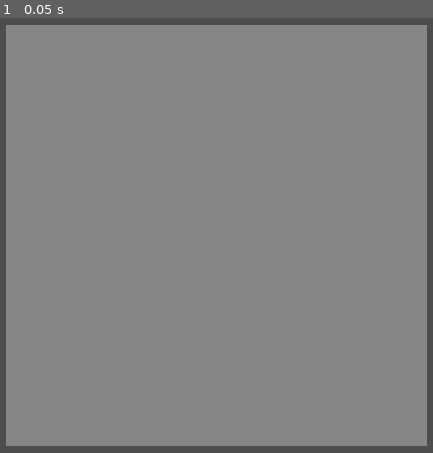
Above: before the commit, frame 1.
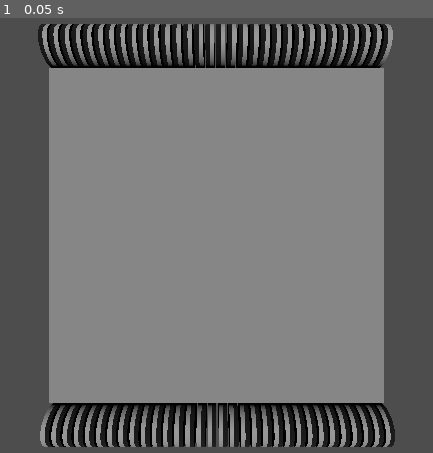
Above: after the commit, the same moment.

Repository: SofiWesson/Othello
Game: Godot game, scene res://Prefabs/World.tscn
The game is run twice, just before and just after one commit, with the same random seed, the same clock (stepped at 60 frames per second) and the same inputs.
Inputs:
- Up to frame 1 (0.05 s): no input

The runs differ from the first frame. In frame 1, 30% of the frame differs, in the area x 1-99%, y 1-99%.

Commit message:
added chip reserve, changed chip spawning, started selection detection

Diff:
--- a/othello/Prefabs/Board.tscn
+++ b/othello/Prefabs/Board.tscn
@@ -1,6 +1,7 @@
-[gd_scene load_steps=4 format=3 uid="uid://dkkapsdexumgn"]
+[gd_scene load_steps=5 format=3 uid="uid://dkkapsdexumgn"]
 
 [ext_resource type="Script" path="res://Scripts/boardLayout.gd" id="1_llu1i"]
+[ext_resource type="PackedScene" uid="uid://nc4v2j614i63" path="res://Prefabs/ChipReserve.tscn" id="2_gey5q"]
 
 [sub_resource type="PlaneMesh" id="PlaneMesh_wwnh8"]
 
@@ -14,3 +15,9 @@
 transform = Transform3D(4, 0, 0, 0, 4, 0, 0, 0, 4, 0, 0, 0)
 mesh = SubResource("PlaneMesh_wwnh8")
 surface_material_override/0 = SubResource("StandardMaterial3D_dgup2")
+
+[node name="P1ChipReserve" parent="." instance=ExtResource("2_gey5q")]
+transform = Transform3D(1, 0, 0, 0, 1, 0, 0, 0, 1, -4, 0, 4.5)
+
+[node name="P2ChipReserve" parent="." instance=ExtResource("2_gey5q")]
+transform = Transform3D(-1, 0, -8.74228e-08, 0, 1, 0, 8.74228e-08, 0, -1, 4, 0, -4.5)
--- /dev/null
+++ b/othello/Prefabs/ChipReserve.tscn
@@ -0,0 +1,3 @@
+[gd_scene format=3 uid="uid://nc4v2j614i63"]
+
+[node name="ChipReserve" type="Node3D"]
--- /dev/null
+++ b/othello/Prefabs/SelectionCollider.tscn
@@ -0,0 +1,26 @@
+[gd_scene load_steps=5 format=3 uid="uid://bqu45q2gjepqc"]
+
+[ext_resource type="Script" path="res://Scripts/SelectionCollider.gd" id="1_ihlcc"]
+
+[sub_resource type="StandardMaterial3D" id="StandardMaterial3D_ft212"]
+transparency = 1
+albedo_color = Color(0.364706, 0.980392, 1, 0.196078)
+
+[sub_resource type="BoxMesh" id="BoxMesh_j7t30"]
+material = SubResource("StandardMaterial3D_ft212")
+
+[sub_resource type="BoxShape3D" id="BoxShape3D_y4dqj"]
+
+[node name="SelectionCollider" type="Node3D"]
+script = ExtResource("1_ihlcc")
+
+[node name="SelectedVisualiser" type="MeshInstance3D" parent="."]
+mesh = SubResource("BoxMesh_j7t30")
+
+[node name="StaticBody3D" type="StaticBody3D" parent="."]
+
+[node name="CollisionShape3D" type="CollisionShape3D" parent="StaticBody3D"]
+shape = SubResource("BoxShape3D_y4dqj")
+
+[connection signal="mouse_entered" from="StaticBody3D" to="." method="_on_static_body_3d_mouse_entered"]
+[connection signal="mouse_exited" from="StaticBody3D" to="." method="_on_static_body_3d_mouse_exited"]
--- a/othello/Prefabs/World.tscn
+++ b/othello/Prefabs/World.tscn
@@ -8,7 +8,7 @@
 transform = Transform3D(1, 0, 0, 0, 1, 0, 0, 0, 1, -4, 0, -4)
 
 [node name="Camera3D" type="Camera3D" parent="."]
-transform = Transform3D(1, 0, 0, 0, -4.37114e-08, 1, 0, -1, -4.37114e-08, -4, 5.57, -4)
+transform = Transform3D(1, 0, 0, 0, -4.37114e-08, 1, 0, -1, -4.37114e-08, -4, 7, -4)
 
 [node name="DirectionalLight3D" type="DirectionalLight3D" parent="."]
 transform = Transform3D(1, 0, 0, 0, -4.37114e-08, 1, 0, -1, -4.37114e-08, 0, 4.13657, 0)
--- /dev/null
+++ b/othello/Scripts/SelectionCollider.gd
@@ -0,0 +1,23 @@
+extends Node
+
+var isCursorInSlot: bool
+
+var selectedVisualiser
+
+# Called when the node enters the scene tree for the first time.
+func _ready() -> void:
+	isCursorInSlot = false
+	selectedVisualiser = get_node("SelectedVisualiser")
+	selectedVisualiser.visible = false
+
+# Called every frame. 'delta' is the elapsed time since the previous frame.
+func _process(delta: float) -> void:
+	pass
+
+func _on_static_body_3d_mouse_exited() -> void:
+	isCursorInSlot = true
+	selectedVisualiser.visible = true
+
+func _on_static_body_3d_mouse_entered() -> void:
+	isCursorInSlot = false
+	selectedVisualiser.visible = false
--- a/othello/Scripts/boardLayout.gd
+++ b/othello/Scripts/boardLayout.gd
@@ -2,8 +2,14 @@
 
 var gizmo = preload("res://Prefabs/Gizmo.tscn")
 var chipPrefab = preload("res://Prefabs/Chip.tscn")
+var selectionCollider = preload("res://Prefabs/SelectionCollider.tscn")
+
+var p1ChipReserve: ChipReserve
+var p2ChipReserve: ChipReserve
 
 var matrixSlots: Array[Array] = []
+
+var isPlayerOnesTurn: bool
 
 enum SlotState {
 	EMPTY,
@@ -18,13 +24,21 @@
 
 	var slotState: SlotState
 	var position: Vector3
+	var selectionCollider: Node3D
 	var chip: Node3D
+
+class ChipReserve:
+	var chipReserve: Node3D
+	var chips: Array
+	var chipSpacing = 0.25
 
 # Called when the node enters the scene tree for the first time.
 func _ready() -> void:
+	isPlayerOnesTurn = true
+
 	MakeMatrix()
 	MakeGrid()
-	SpawnChips()
+	MakeChipReserves()
 
 func MakeMatrix():
 	#add columns to matrix (y)
@@ -38,30 +52,42 @@
 func MakeGrid():
 	#populate the grid slots
 	var y = -3.5
-	for row in matrixSlots: # y (actually z for some)
+	for row in matrixSlots: # y (actually z for some reason)
 		var x = -3.5
 		for space in row: # x
 			space.slotState = SlotState.EMPTY
 			space.position = Vector3(x, 0, y)
+			space.selectionCollider = selectionCollider.instantiate()
+			space.selectionCollider.position = space.position
 			x += 1
 		y += 1
 
-func SpawnChips():
-	#spawn chips in place
-	for row in matrixSlots:
-		for space in row:
-			var newChip = chipPrefab.instantiate()
-			newChip.position = space.position
-			newChip.visible = false
-			space.chip = newChip
-			add_child(space.chip)
+func MakeChipReserves():
+	#set up the chip reserves for player 1
+	p1ChipReserve = ChipReserve.new()
+	p1ChipReserve.chipReserve = get_node("P1ChipReserve")
+	SpawnChips(p1ChipReserve)
+	#set up the chip reserves for player 2
+	p2ChipReserve = ChipReserve.new()
+	p2ChipReserve.chipReserve = get_node("P2ChipReserve")
+	SpawnChips(p2ChipReserve)
+
+func SpawnChips(chipReserve: ChipReserve):
+	#spawn 32 chips in each reserve
+	for i in range(32):
+		var newChip = chipPrefab.instantiate()
+		chipReserve.chipReserve.add_child(newChip)
+		newChip.position = Vector3(0.15 + (i * chipReserve.chipSpacing), 0, 0)
+		var rad = deg_to_rad(90)
+		newChip.rotate_z(rad)
+		chipReserve.chips.push_back(newChip)
+
+# Called every frame. 'delta' is the elapsed time since the previous frame.
+func _process(_delta: float) -> void:
+	pass
 
 func PlaceChip():
 	pass
 
 func FlipChip():
 	pass
-
-# Called every frame. 'delta' is the elapsed time since the previous frame.
-func _process(_delta: float) -> void:
-	pass
